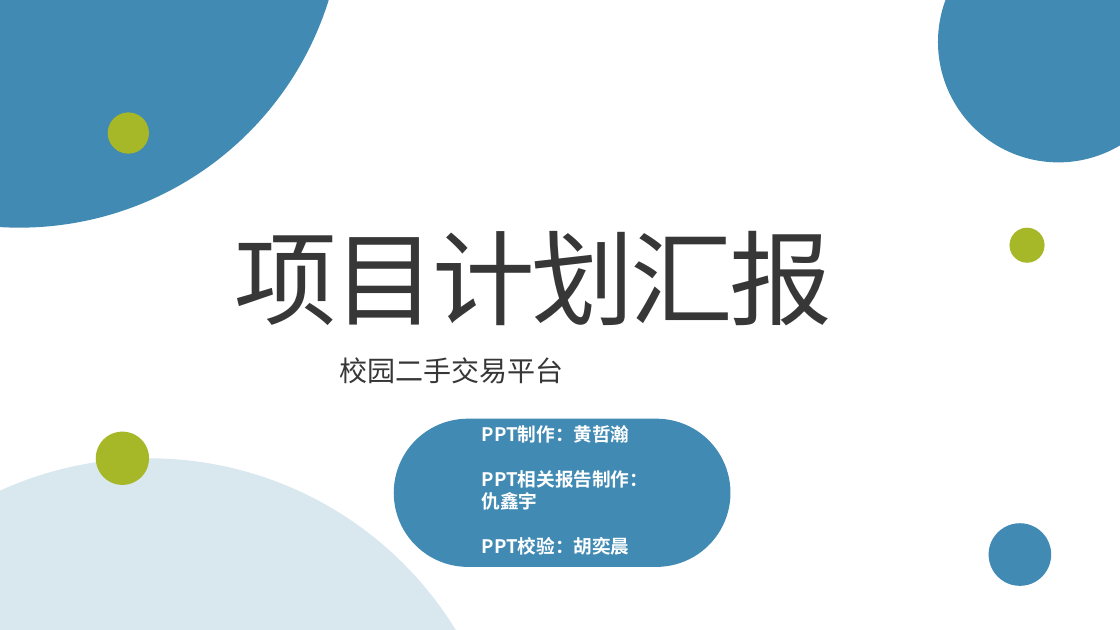
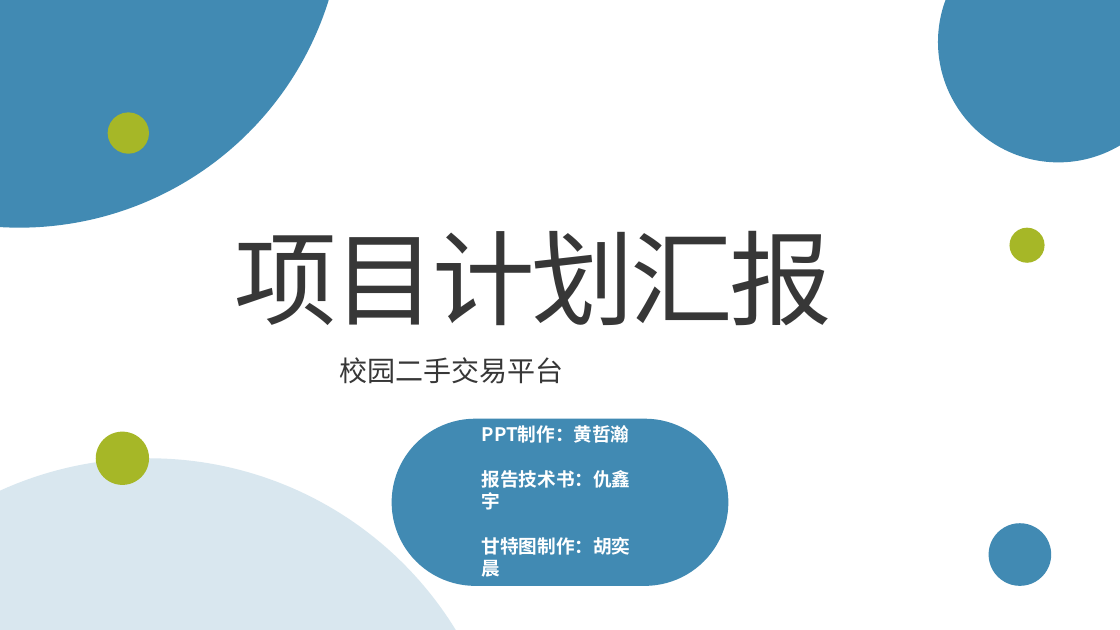
Before and after one commit to hyc123130/G11-, a slide deck: slide 1 of G11 项目计划PPT.pptx. Drawn at 1120x630 pixels with LibreOffice and Linux fonts; fonts in the diff are those of the drawing. Boxes give left, top, right and bottom in pixels: in the first picture for what was removed or moved away, otherwise in the second. Text is boxed around its words. In the diff, an @@ line names an element or a change of style, - is before the commit and + after.

```diff
--- a/G11 项目计划PPT.pptx
+++ b/G11 项目计划PPT.pptx
@@ rounded rectangle resized from (x1=394, y1=418, x2=731, y2=566) to (x1=392, y1=418, x2=728, y2=586) @@
@@ text at (x1=482, y1=470, x2=631, y2=577): text changed @@
-PPT相关报告制作：仇鑫宇
-PPT校验：胡奕晨
+报告技术书：仇鑫宇
+甘特图制作：胡奕晨
```
Also in this commit, not shown: 3 other slides changed.
